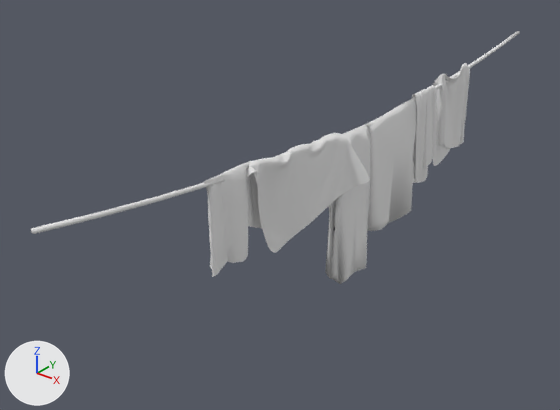
The FBX model Assets/FBX/LaundrySheets_c.fbx as it was, and as the next commit left it.
Rendered twice from a camera (50 mm lens) standing at (-11.56, -37.81, 4.61) and looking at (-16.38, -31.79, 0.87). Arrows for +X, +Y and +Z are at lower left; the lights stay in place. The older version comes first. Where no turn or scale is listed for an object, it has been applied to the vertices.

Names of what the first picture shows: 'Line', 'Sheet', 'Sheet.001', 'Sheet.002', 'Sheet.003', 'Sheet.004', 'Sheet.005'.
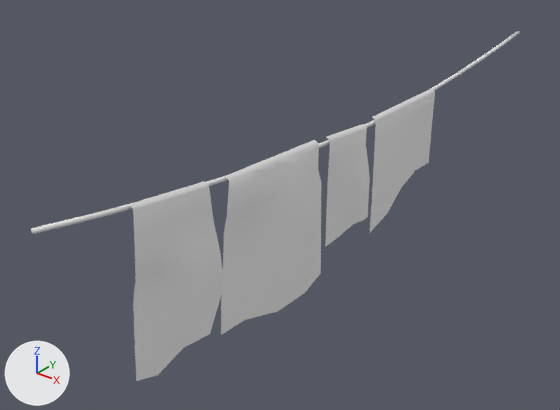
The newer file is also turned or shifted as a whole; pictures and numbers use the older file's frame.

What changed in the scene script:
```text
Add me_cube_045:
    me_cube_045.from_pydata(...)  # 204 vertices, 296 faces; spans x -0.01..0.15, y -0.53..4.33, z -0.9..0.93
    me_cube_045.materials.append(mat_vertexcolor)  # white #e7e7e7
Remove ob_sheet_005:
    ob_sheet_005 = bpy.data.objects.new('Sheet.005', me_b__ziercurve_mat_3_0_003)
    ob_sheet_005.location = (-15.747, -31.363, 0.923)
Remove ob_sheet_003:
    ob_sheet_003 = bpy.data.objects.new('Sheet.003', me_b__ziercurve_mat_4_0_002)
    ob_sheet_003.location = (-15.805, -33.263, 1.482)
Remove ob_sheet_004:
    ob_sheet_004 = bpy.data.objects.new('Sheet.004', me_b__ziercurve_mat_3_0_002)
    ob_sheet_004.location = (-15.758, -30.543, 1.253)
Remove ob_sheet_001:
    ob_sheet_001 = bpy.data.objects.new('Sheet.001', me_object_3_003)
    ob_sheet_001.location = (-15.81, -32.313, 1.357)
Remove ob_sheet:
    ob_sheet = bpy.data.objects.new('Sheet', me_object_3_002)
    ob_sheet.location = (-15.77, -29.064, 1.623)
Remove ob_sheet_002:
    ob_sheet_002 = bpy.data.objects.new('Sheet.002', me_object_3_006)
    ob_sheet_002.location = (-15.756, -29.792, 1.2)
Add ob_cube_012:
    ob_cube_012 = bpy.data.objects.new('Cube.012', me_cube_045)
    ob_cube_012.location = (-15.768, -33.977, 1.117)
```

Pixel boxes [x1, y1, x2, y2] of what changed, in the pictures (560 x 410 px):
'Cube.012', added
    after: [128, 89, 435, 381]
'Sheet.001', deleted
    before: [246, 133, 369, 253]
'Sheet.004', deleted
    before: [367, 97, 416, 231]
'Sheet.005', deleted
    before: [325, 122, 371, 284]
'Sheet.003', deleted
    before: [204, 162, 250, 277]
'Sheet', deleted
    before: [433, 63, 470, 166]
'Sheet.002', deleted
    before: [412, 85, 436, 183]
